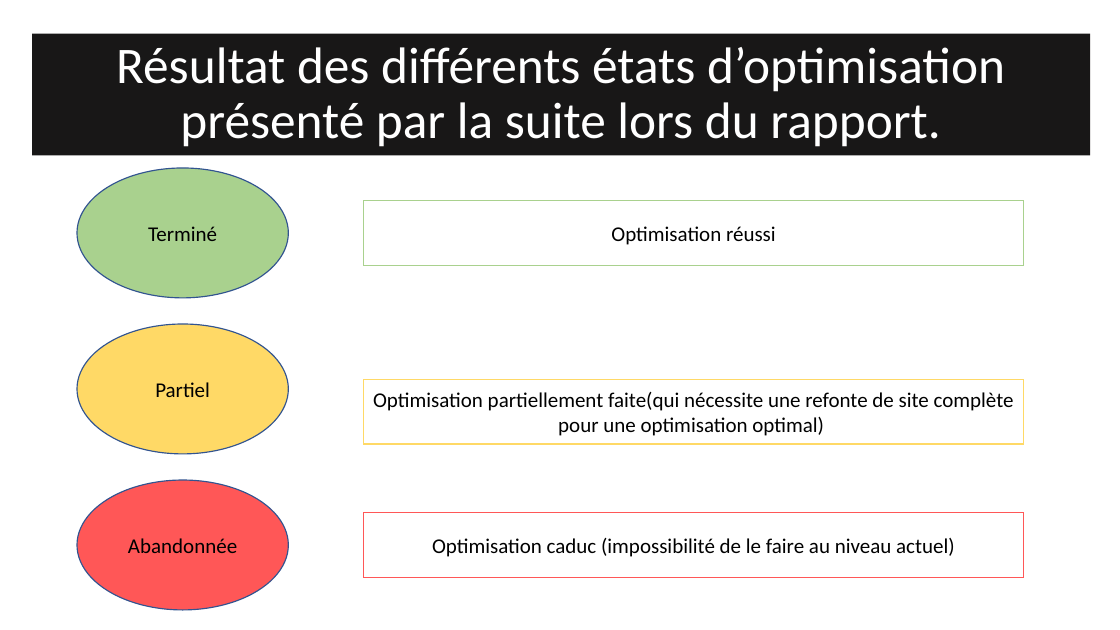
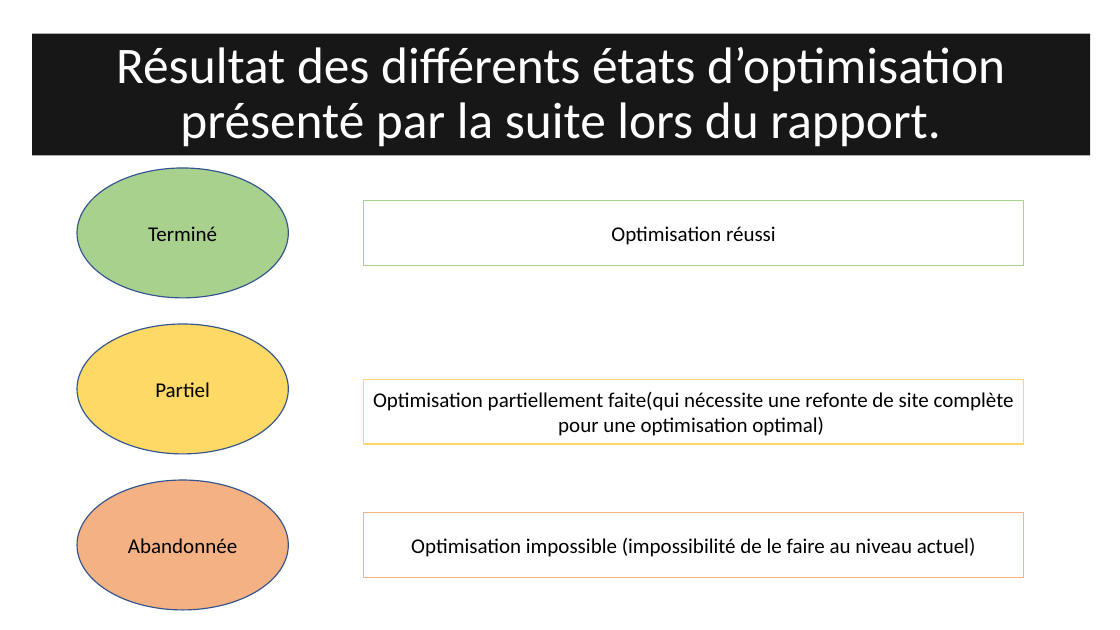
Before and after one commit to LimDavid458/la-panthere-optimise, a slide deck: slide 4 of rapport-seo.pptx (slide 5 before the commit). Drawn at 1120x630 pixels with LibreOffice and Linux fonts; fonts in the diff are those of the drawing. Boxes give left, top, right and bottom in pixels: in the first picture for what was removed or moved away, otherwise in the second. Text is boxed around its words. In the diff, an @@ line names an element or a change of style, - is before the commit and + after.

```diff
--- a/rapport-seo.pptx
+++ b/rapport-seo.pptx
@@ ellipse "Abandonnée" at [77,480,289,610]: fill #FF5757 to #F4B183 @@
@@ rectangle "Optimisation impossible (impossibilité de le ..." at [364,513,1024,577]: outline #FF5757 1 pt to #F4B183 1 pt @@
@@ text in rectangle at [411,538,976,557]: text changed @@
-Optimisation caduc (impossibilité de le faire au niveau actuel)
+Optimisation impossible (impossibilité de le faire au niveau actuel)
```
Also in this commit, not shown: 2 other slides changed, 1 slide removed, 7 other files.
